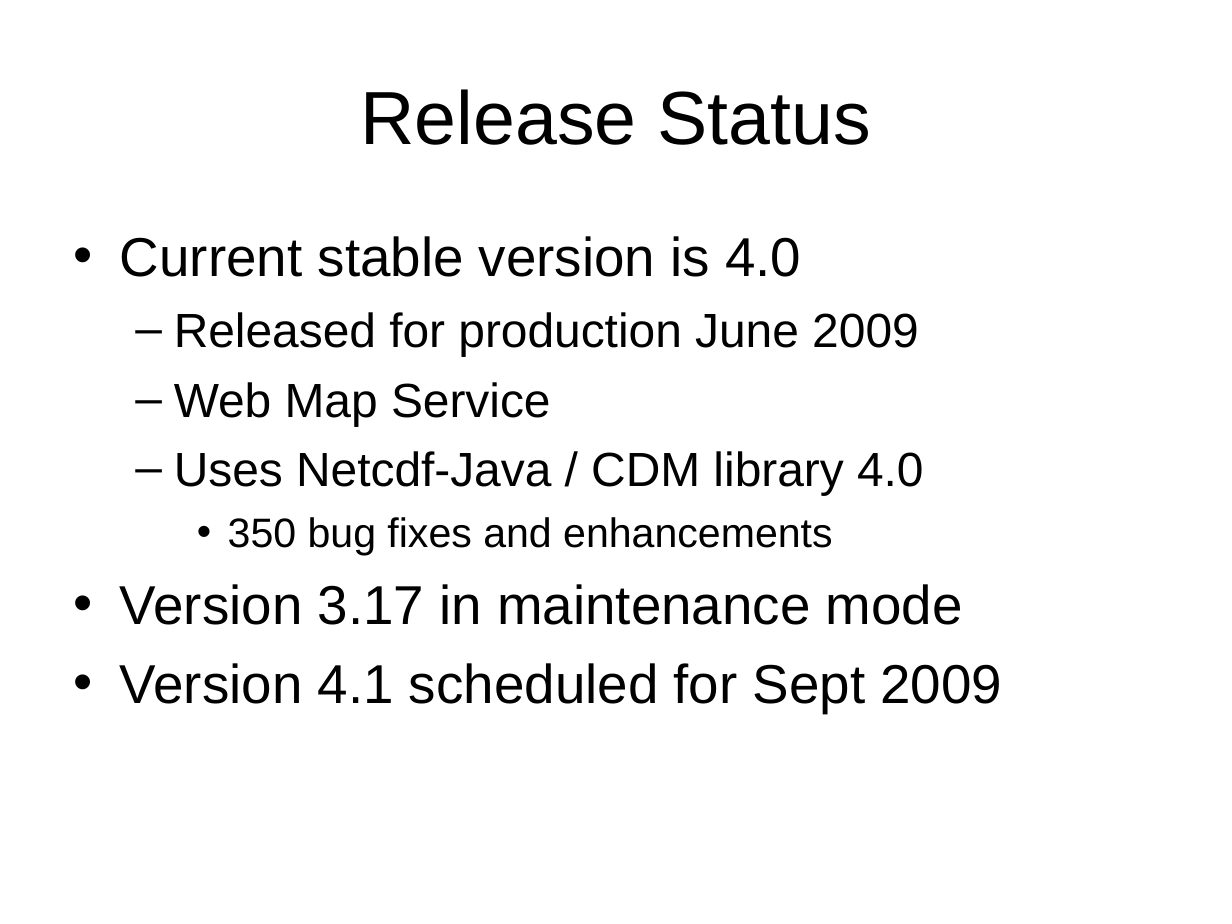
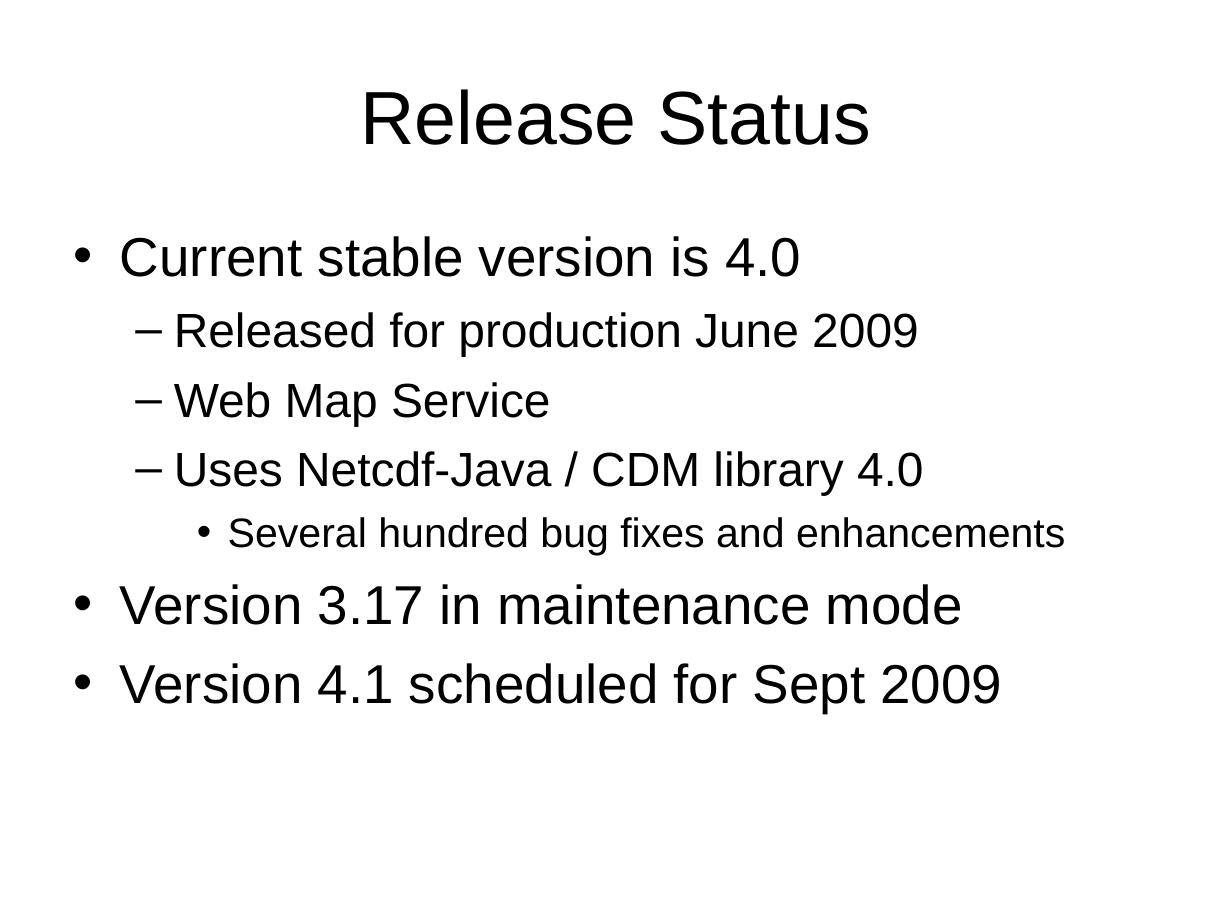
Before and after one commit to ooici-eoi/THREDDS, a slide deck: slide 28 of docs/web/thredds/tech/tutorial/TDSOverview.ppt. Drawn at 1232x924 pixels with LibreOffice and Linux fonts; fonts in the diff are those of the drawing; background and template pictures are left out. Boxes give left, top, right and bottom in pixels: in the first picture for what was removed or moved away, otherwise in the second. Text is boxed around its words. In the diff, an @@ line names an element or a change of style, - is before the commit and + after.

```diff
--- a/docs/web/thredds/tech/tutorial/TDSOverview.ppt
+++ b/docs/web/thredds/tech/tutorial/TDSOverview.ppt
@@ text at <box>228,517,1065,555</box>: text changed @@
-    • 350 bug fixes and enhancements
+    • Several hundred bug fixes and enhancements
```
Also in this commit, not shown: 5 other files.
